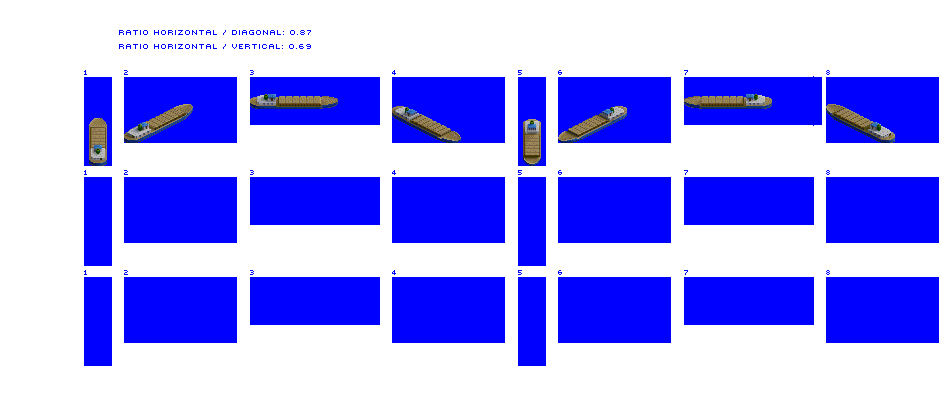
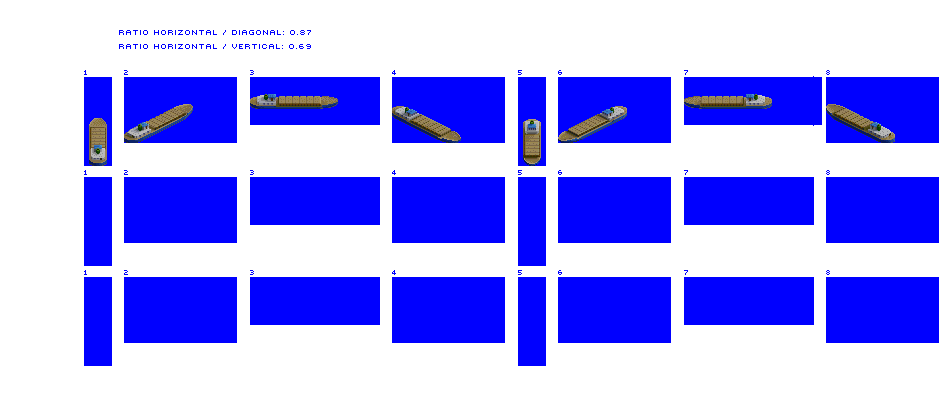
Layered file, before and after one edit (950 × 400). Changes by layer:
painted on "River Boat" over [432, 109, 611, 135]
